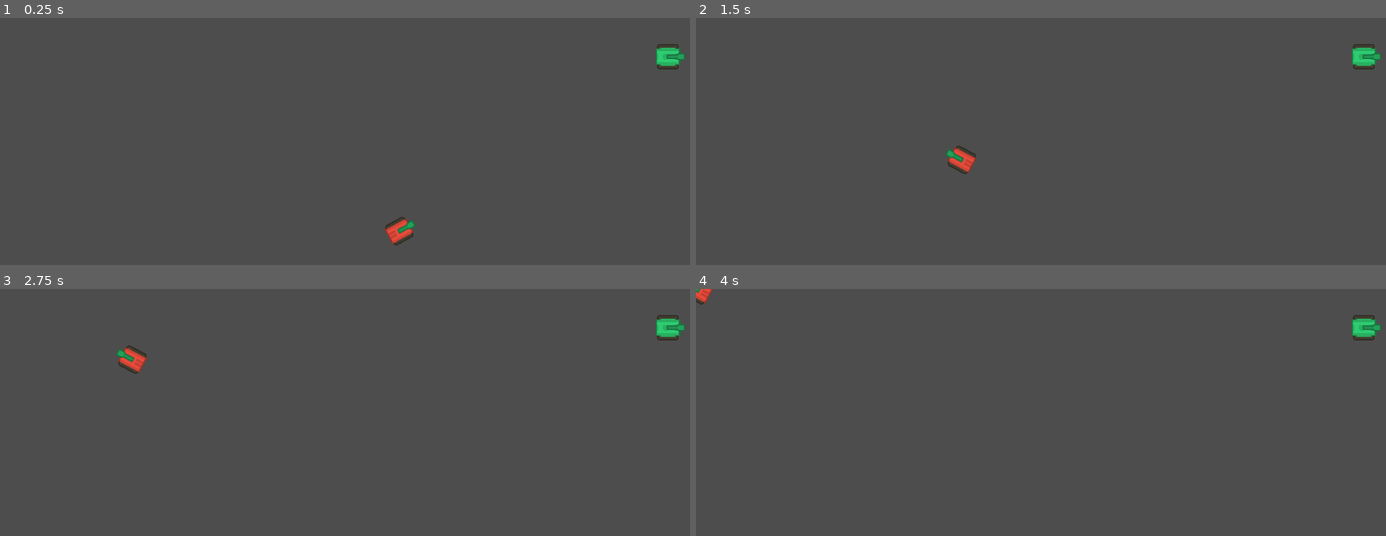
Above: before the commit, frames 1-4 (two rows, left to right).
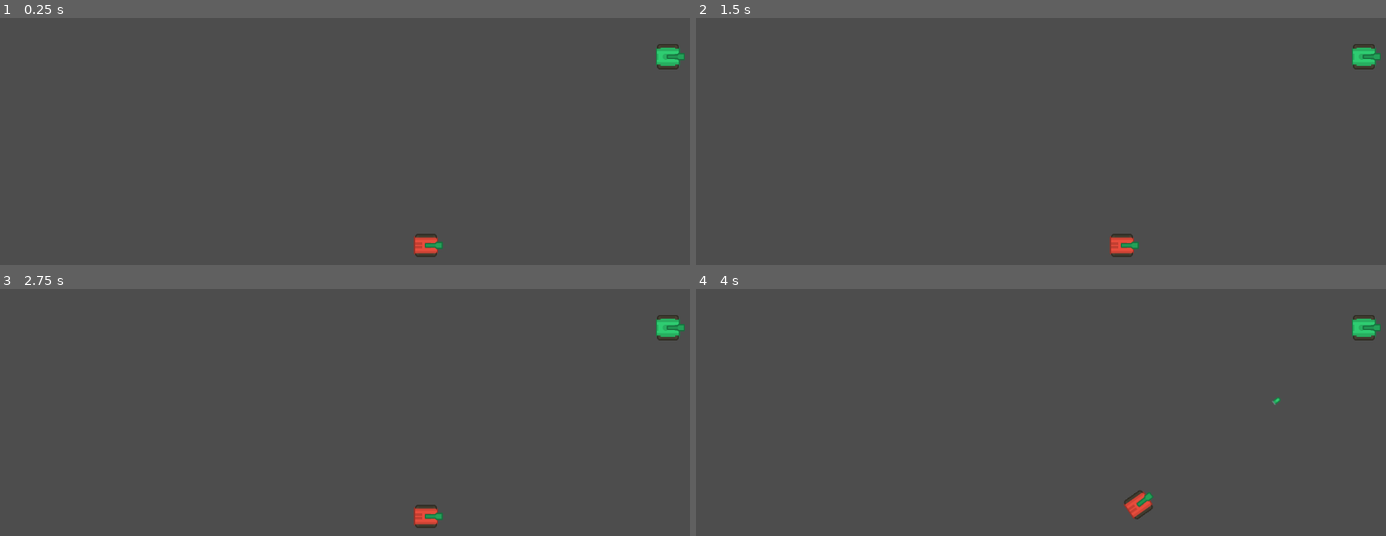
Above: after the commit, the same moments.

Repository: BrianMosbeux/Steel_Storm
Game: Godot game, scene res://scenes/main.tscn
Two runs of this game, one before a commit and one after it. Both use one fixed random seed, a clock stepped at 60 frames per second and the inputs below.
Inputs:
- Up to frame 1 (0.25 s): no input
- Up to frame 2 (1.5 s): no input
- Up to frame 3 (2.75 s): no input
- Up to frame 4 (4 s): no input

The runs differ from the first frame. In frame 1, 0.7% of the frame differs, in the area x 55-65%, y 80-97%; in frame 2, 0.7%, in the area x 36-65%, y 51-97%; in frame 3, 0.7%; in frame 4, 0.5%.

Commit message:
Tweak enemy ai
fix patrol state: default = -1, on ready: State.PATROL
enemy rotates first, then move toward patrol location

Diff:
--- a/scenes/enemy.tscn
+++ b/scenes/enemy.tscn
@@ -35,6 +35,7 @@
 shape = SubResource("CircleShape2D_dyuqg")
 
 [node name="PatrolTimer" type="Timer" parent="AI"]
+wait_time = 3.0
 one_shot = true
 
 [connection signal="body_entered" from="AI/DetectionZone" to="AI" method="_on_detection_zone_body_entered"]
--- a/scripts/ai.gd
+++ b/scripts/ai.gd
@@ -14,14 +14,17 @@
 @onready var patrol_timer = $PatrolTimer
 
 
-var current_state: int = State.PATROL:
+var current_state: int = -1:
 	set(new_state):
 		if new_state == current_state:
 			return
 		if new_state == State.PATROL:
-			origin = enemy.global_position
+			origin = global_position
 			patrol_timer.start()
 			patrol_location_reached = true
+
+		else:
+			print("no state detected")
 		current_state = new_state
 		state_changed.emit(current_state)
 var player: Player = null
@@ -34,15 +37,19 @@
 var enemy_velocity: Vector2 = Vector2.ZERO
 
 
+func _ready():
+	current_state = State.PATROL
+
 func _process(delta):
 	match current_state:
 		State.PATROL:
 			if not patrol_location_reached:
 				var angle_to_patrol_location: float = (patrol_location - enemy.global_position).angle()
 				enemy.rotation = rotate_toward(enemy.global_rotation, angle_to_patrol_location, 2 * delta)
-				enemy.velocity = Vector2(enemy.speed, 0.0).rotated(angle_to_patrol_location)
-				enemy.position += enemy.velocity * delta
-				enemy.move_and_slide()
+				if angle_to_patrol_location == enemy.rotation:
+					enemy.velocity = Vector2(enemy.speed, 0.0).rotated(angle_to_patrol_location)
+					enemy.position += enemy.velocity * delta
+					enemy.move_and_slide()
 				if enemy.global_position.distance_to(patrol_location) < 5:
 					patrol_location_reached = true
 					enemy.velocity = Vector2.ZERO
@@ -50,7 +57,6 @@
 		State.ENGAGE:
 			if player and weapon:
 				var angle_to_player = (player.global_position - enemy.global_position).angle()
-				print(angle_to_player)
 				weapon.global_rotation = rotate_toward(weapon.global_rotation, angle_to_player, 2 * delta)
 				if abs(weapon.global_rotation - angle_to_player) < 0.1:
 					weapon.shoot()
@@ -77,7 +83,7 @@
 
 
 func _on_patrol_timer_timeout():
-	var patrol_range: int = 50
+	var patrol_range: int = 150
 	var random_x = randi_range(-patrol_range, patrol_range)
 	var random_y = randi_range(-patrol_range, patrol_range)
 	patrol_location = Vector2(random_x, random_y) + origin
